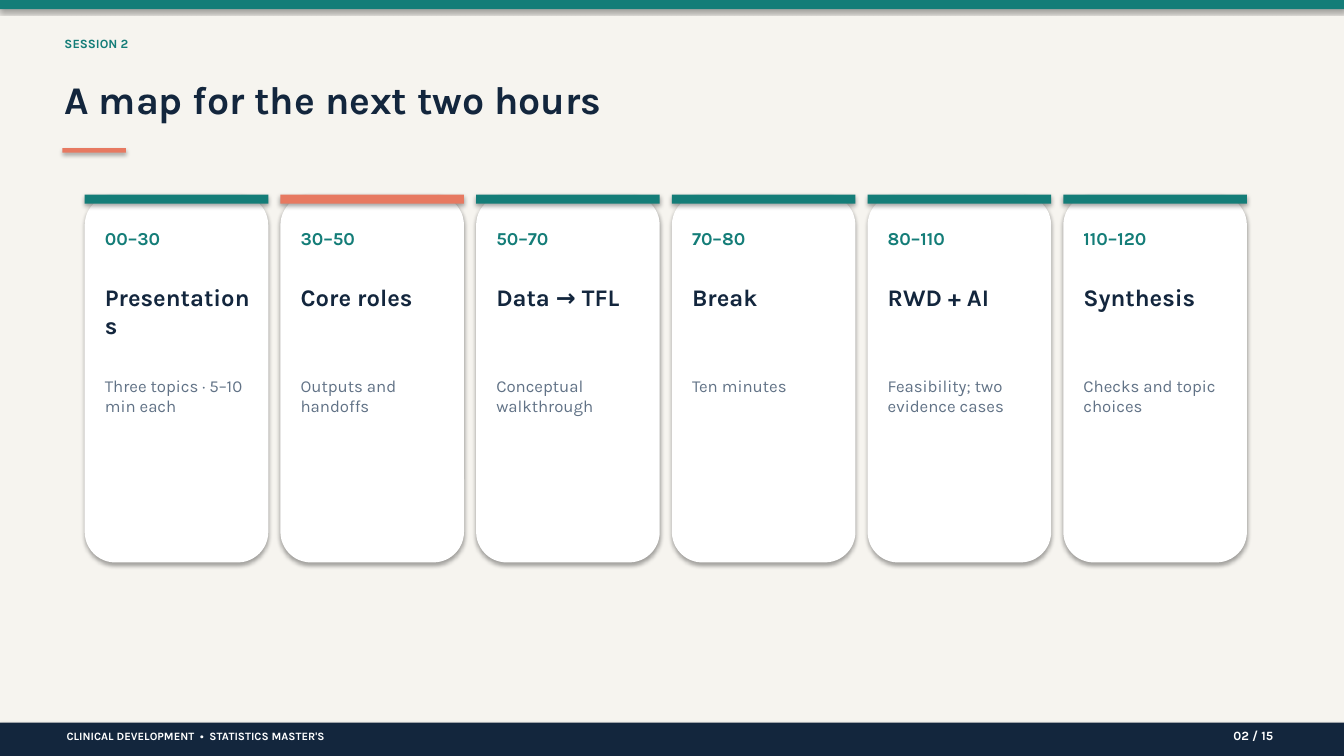
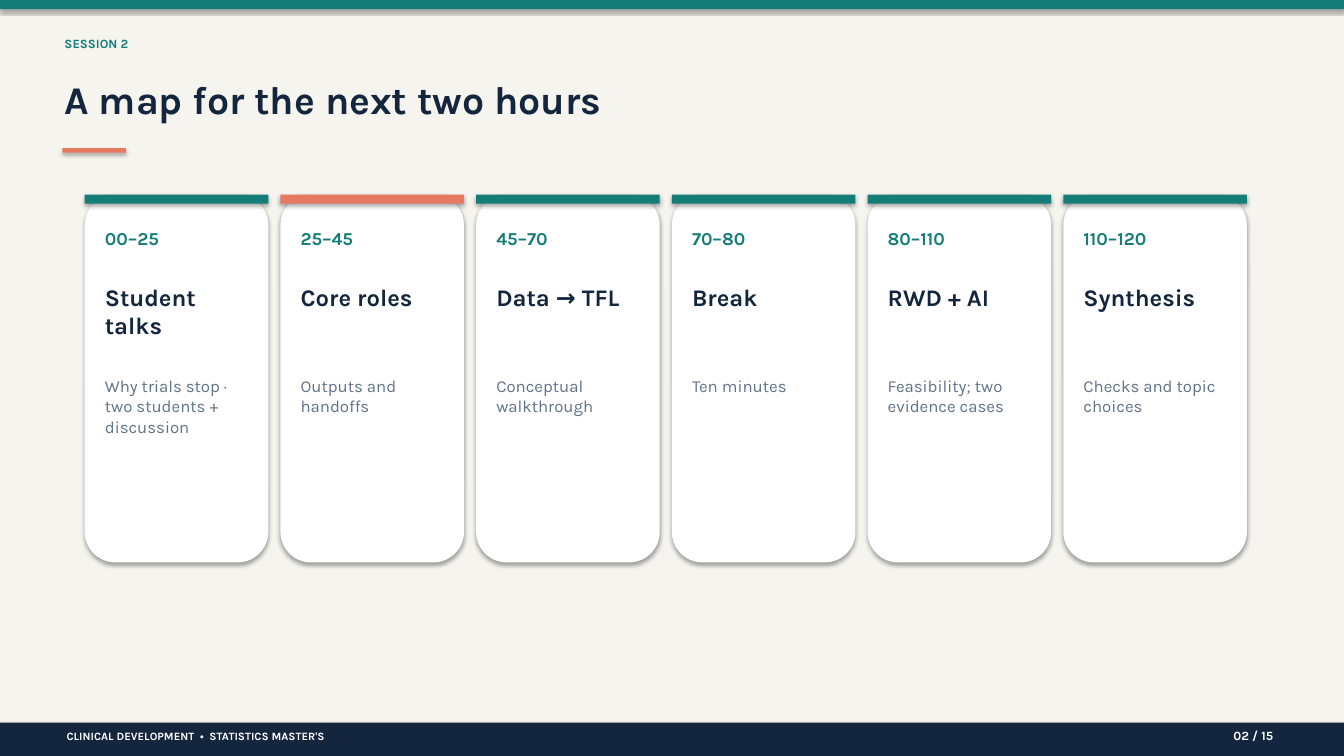
Before and after one commit to drweihungpan-lab/clinical-data-teaching, a slide deck: slide 2 of slides/powerpoint/session-2-roles-data-ai.pptx. Drawn at 1344x756 pixels with LibreOffice and Linux fonts; fonts in the diff are those of the drawing. Boxes give left, top, right and bottom in pixels: in the first picture for what was removed or moved away, otherwise in the second. Text is boxed around its words. In the diff, an @@ line names an element or a change of style, - is before the commit and + after.

```diff
--- a/slides/powerpoint/session-2-roles-data-ai.pptx
+++ b/slides/powerpoint/session-2-roles-data-ai.pptx
@@ text at <box>105,233,159,246</box>: text changed @@
-00–30
+00–25
@@ text at <box>301,233,353,246</box>: text changed @@
-30–50
+25–45
@@ text at <box>496,233,547,246</box>: text changed @@
-50–70
+45–70
@@ text at <box>105,289,196,335</box>: text changed @@
-Presentations
+Student talks
@@ text at <box>105,380,220,433</box>: text changed @@
-Three topics · 5–10 min each
+Why trials stop · two students + discussion
```
Also in this commit, not shown: 1 other slide changed, 9 other files.
